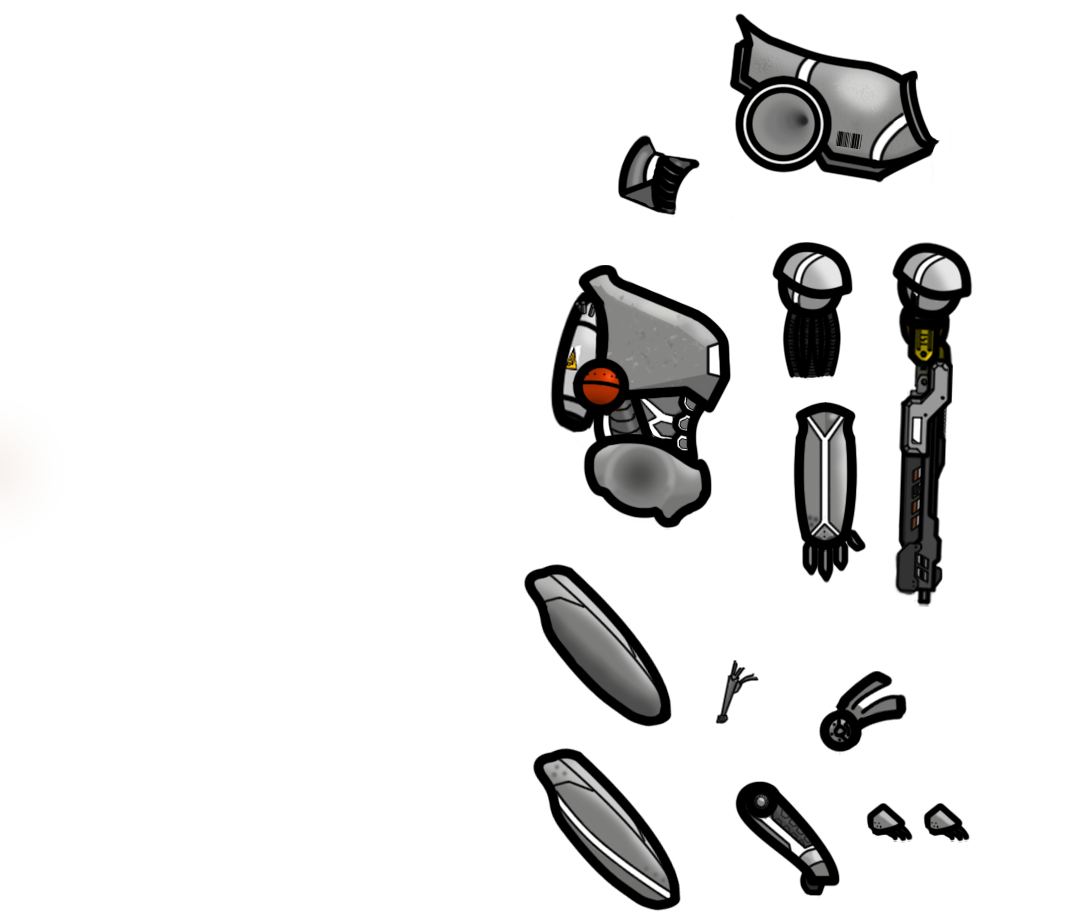
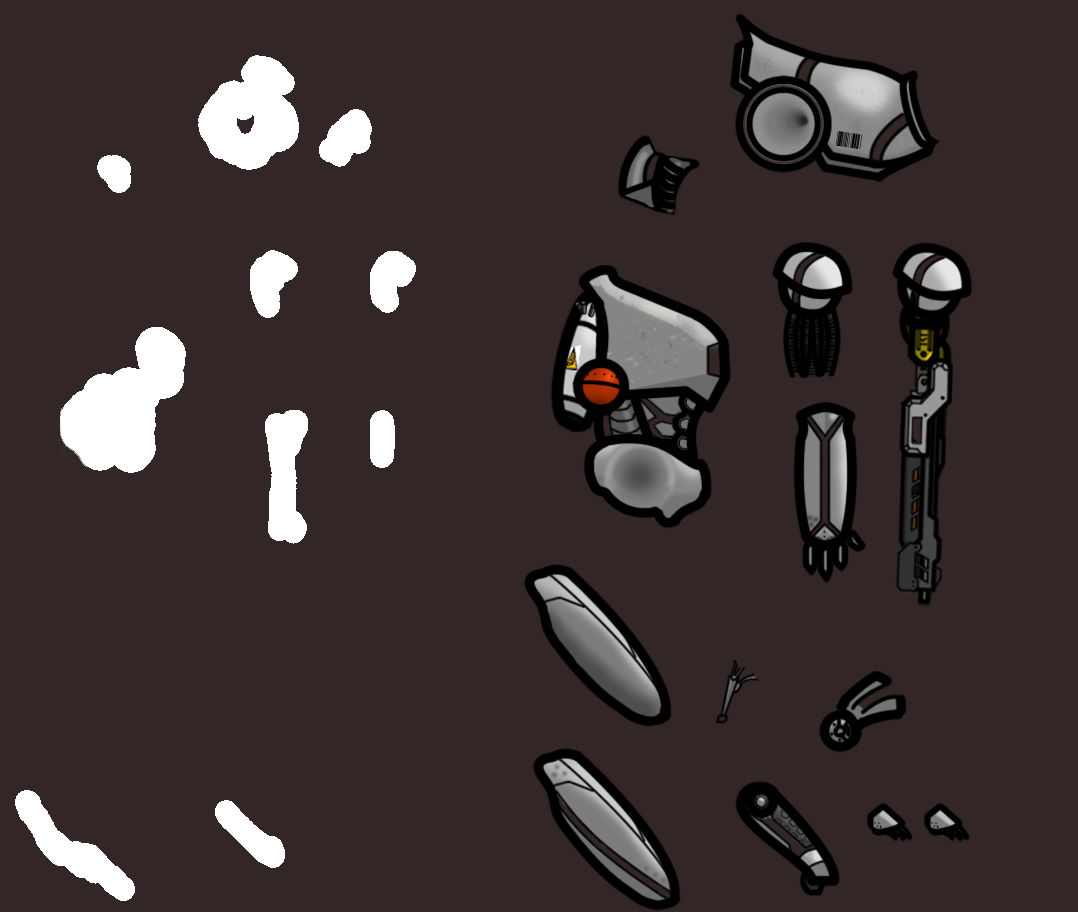
Revision of a layered (1078, 912) image; what changed, layer by layer:
painted on "Layer 0" over [0, 374, 85, 554]
showed "Layer 1" over [0, 0, 1078, 912]
